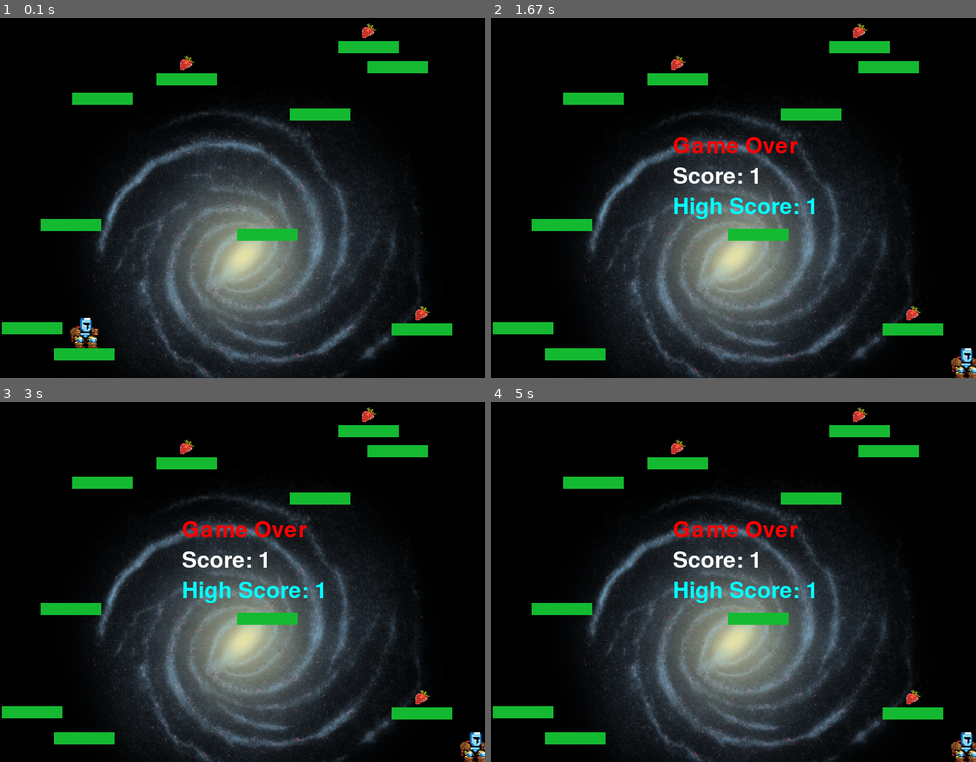
Above: before the commit, frames 1-4 (two rows, left to right).
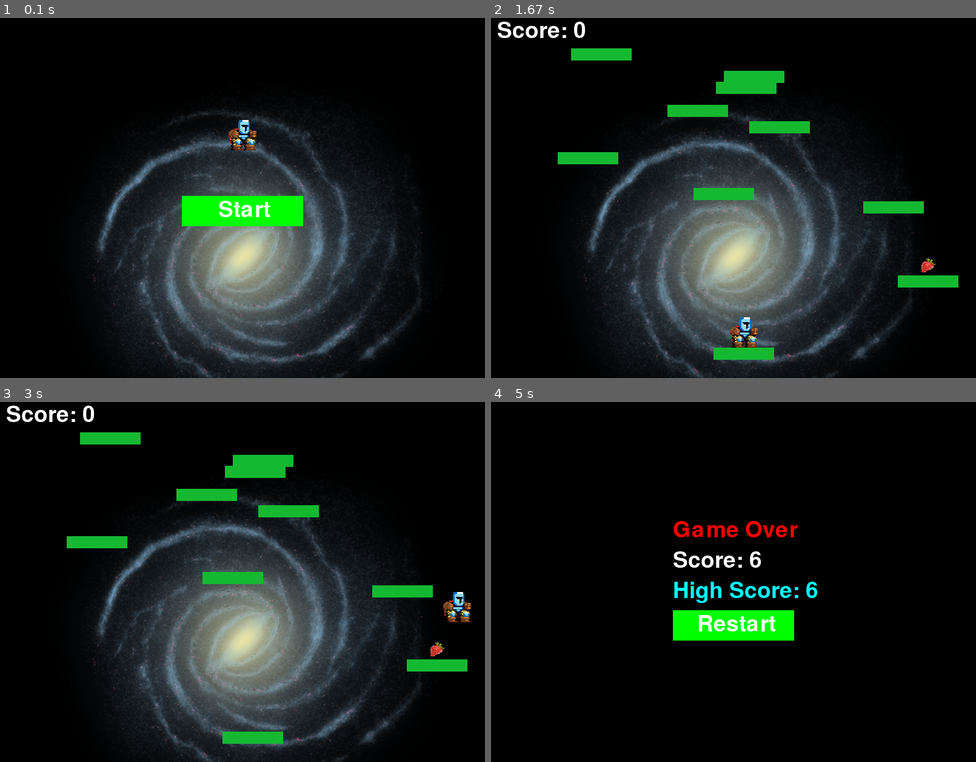
Above: after the commit, the same moments.

Repository: scourtney910/CS3021_Pygame
Game: pygame game, started from main.py
Two runs of this game, one before a commit and one after it. Both use one fixed random seed, a clock stepped at 60 frames per second and the inputs below.
Inputs (mouse positions are in pixels of both pictures, inside the frame that each line leads up to):
- Up to frame 1 (0.1 s): no input
- Up to frame 2 (1.67 s): press the mouse at (733, 212) at 0.37 s; move the mouse to (655, 176) at 0.47 s; release the mouse at (583, 140) at 0.6 s; press the mouse at (733, 212) at 0.7 s; move the mouse to (762, 219) at 0.8 s; release the mouse at (791, 226) at 0.93 s; click (874, 223) at 1.05 s; press the mouse at (733, 241) at 1.37 s; move the mouse to (782, 205) at 1.47 s; release the mouse at (830, 169) at 1.6 s
- Up to frame 3 (3 s): press the mouse at (242, 625) at 1.7 s; move the mouse to (329, 589) at 1.8 s; release the mouse at (417, 549) at 1.93 s; press the mouse at (242, 625) at 2.03 s; move the mouse to (150, 596) at 2.13 s; release the mouse at (63, 571) at 2.27 s; press the mouse at (242, 625) at 2.37 s; move the mouse to (198, 668) at 2.47 s; release the mouse at (155, 708) at 2.6 s
- Up to frame 4 (5 s): press the mouse at (733, 625) at 3.53 s; move the mouse to (675, 664) at 3.63 s; release the mouse at (621, 704) at 3.77 s; press the mouse at (733, 625) at 4.2 s; move the mouse to (655, 589) at 4.3 s; release the mouse at (573, 553) at 4.43 s

The runs differ from the first frame. In frame 1, 7.2% of the frame differs, in the area x 0-94%, y 1-96%; in frame 2, 11%; in frame 3, 11%; in frame 4, 37%, in the area x 0-100%, y 1-100%.

Commit message:
Reformatted basically everything

Diff:
--- /dev/null
+++ b/helper_functions.py
@@ -0,0 +1,153 @@
+from constants import Constants
+from sprites import Platform, Items
+from random import randint
+import math
+from typing import Any
+import pygame
+
+
+
+##############################################################
+###################### HELPER FUNCTIONS ######################
+##############################################################
+def generate_platforms(num_platforms: int) -> tuple[Any, Any, Any, Any]:
+    """
+    randomly generate rectangle platforms and return:
+    platform_sprites.Group: Any, item_sprites.Group: Any, lowest_platform.sprite: Any, highest_platform.sprite: Any
+    """
+
+    platform_sprites = pygame.sprite.Group()
+    item_sprites = pygame.sprite.Group()
+    lowest_y = 0
+    highest_y = Constants._screen_h()
+    lowest_platform = None
+    highest_platform = None
+    lowest_item = None
+
+    for i in range(num_platforms):
+
+        x = randint(0, Constants._screen_w() - Constants._platform_w())
+        y = randint(0, Constants._screen_h() - Constants._platform_h())
+        platform = Platform(x, y)  # object / isntantiation of platform class
+
+        # adding the instanced platform to group Platform
+        platform_sprites.add(platform)
+
+        # generate a random number check. If it's even, create an item platform
+        if (randint(0, Constants._screen_w()) % Constants._even()) or (i == 0):
+            # for the i == 0 case, we need to create at least one item for lowest_item
+            item = Items(x + Constants._item_xoffset(), y - Constants._item_yoffset())
+
+        # try to add items. If item was not created during this loop - pass
+        try:
+            item_sprites.add(item)
+        except:
+            pass
+
+        if y > lowest_y:
+            lowest_y = y  # update the if-condition for every for-loop iteration
+            lowest_platform = platform  # update the future return value
+            try:
+                lowest_item = item  # keep track of lowest item
+            except:
+                pass
+
+        if y < highest_y:
+            highest_y = y
+            highest_platform = platform
+
+    lowest_item.kill() # remove the item from the player's starting platform
+    return platform_sprites, item_sprites, lowest_platform, highest_platform
+
+
+def refresh_screen(all_sprites, player, platforms, items, touched_platforms, highest_platform):
+    """
+    Once the player reaches the top platform on screen, translate player position and platform position to the bottom of the screen.
+    Then, generate new platforms above it. New platform attributes get reset manually before function return.
+    """
+    # Set the player's position to the bottom of the screen
+    new_player_bottom = Constants._screen_h() - Constants._platform_h()
+    player.rect.bottom = new_player_bottom  # preserves player x-location, changing y
+
+    # Create a new platform at the bottom of the screen with the same x position as the highest platform
+    restart_platform = Platform(highest_platform.rect.x, Constants._screen_h() - Constants._platform_h())
+
+    # Remove all old sprites
+    for platform in platforms.sprites():
+        platform.kill()  # This removes the sprite from all groups and flags it for deletion
+
+    for item in items.sprites():
+        item.kill()
+
+    # Clear the sprite groups
+    touched_platforms.clear()
+    platforms.empty()
+    items.empty()
+    all_sprites.empty()
+
+    # Add the restart platform to the groups before generating new platforms
+    platforms.add(restart_platform)
+    all_sprites.add(restart_platform)
+    all_sprites.add(player)    # the empty() above removed the player
+
+    # Generate new platforms and add them to the groups
+    new_platforms, new_item_sprites, lowest_platform, new_highest_platform = generate_platforms(9)
+
+    # Add the new platforms to the sprite groups
+    platforms.add(new_platforms)
+    all_sprites.add(new_platforms)
+
+    # Add the new platforms to the sprite groups
+    items.add(new_item_sprites)
+    all_sprites.add(new_item_sprites)
+
+    # Update the touched platforms
+    restart_platform.was_touched = True
+    touched_platforms.add(restart_platform)
+
+    return all_sprites, restart_platform, new_highest_platform
+
+
+def calculate_vector(start_left_click: tuple, end_left_click: tuple) -> tuple:
+    """
+    return a tuple where each vector element carries a magnitude and radian position (as a float)
+    """
+
+    dx = end_left_click[0] - start_left_click[0]
+    dy = end_left_click[1] - start_left_click[1]
+    distance = math.sqrt(dx ** 2 + dy ** 2)
+
+    # scale the strength
+    strength = min(distance / 10, Constants._max_jump())
+    angle = math.atan2(dy, dx)
+
+    # invert x-axis for leftward jump
+    vector_x = -strength * math.cos(angle)
+
+    # invert y-axis for upward jump
+    vector_y = -strength * math.sin(angle)
+
+    return (vector_x, vector_y)
+
+
+def save_score(score: int) -> int:
+    # Read the existing score from the file
+    try:
+        with open("highScore.csv", "r") as csvfile:
+            content = csvfile.readline()
+            if content:
+                high_score = int(content)
+            else:
+                high_score = 0
+
+    except FileNotFoundError:
+        # If the file does not exist, set the high_score to 0
+        high_score = 0
+
+    # Check if the new score is higher than the existing high score
+    if score > high_score:
+        with open("highScore.csv", "w") as csvfile:
+            csvfile.write(str(score))
+        return score
+    else:
+        return high_score
--- a/main.py
+++ b/main.py
@@ -1,184 +1,16 @@
-from constants import Constants
-import csv
-import math
-import pygame
-from random import randint
-from sprites import Player, Platform, Items
+from constants import *
+from sprites import *
+from screens import *
+from helper_functions import *
 from sys import exit
 from time import sleep
 from typing import Any
+import pygame
+# pygame initialized in screens.py for easier workflow
 
 
-# Initialize Pygame (required to be at top of main file)
-pygame.init()
-screen = pygame.display.set_mode((Constants._screen_w(), Constants._screen_h()))
-pygame.display.set_caption("Jump King + Doodle Jump")
-clock = pygame.time.Clock()
-font = pygame.font.SysFont(None, 55)
-
-
-##############################################################
-###################### HELPER FUNCTIONS ######################
-##############################################################
-
-
-def generate_platforms(num_platforms: int) -> tuple[Any, Any, Any, Any]:
-    """
-    randomly generate rectangle platforms and return:
-    platform_sprites.Group: Any, item_sprites.Group: Any, lowest_platform.sprite: Any, highest_platform.sprite: Any
-    """
-
-    platform_sprites = pygame.sprite.Group()
-    item_sprites = pygame.sprite.Group()
-    lowest_y = 0
-    highest_y = Constants._screen_h()
-    lowest_platform = None
-    highest_platform = None
-    lowest_item = None
-
-    for i in range(num_platforms):
-
-        x = randint(0, Constants._screen_w() - Constants._platform_w())
-        y = randint(0, Constants._screen_h() - Constants._platform_h())
-        platform = Platform(x, y)  # object / isntantiation of platform class
-
-        # adding the instanced platform to group Platform
-        platform_sprites.add(platform)
-
-        # generate a random number check. If it's even, create an item platform
-        if (randint(0, Constants._screen_w()) % Constants._even()) or (i == 0):
-            # for the i == 0 case, we need to create at least one item for lowest_item
-            item = Items(x + Constants._item_xoffset(), y - Constants._item_yoffset())
-
-        # try to add items. If item was not created during this loop - pass
-        try:
-            item_sprites.add(item)
-        except:
-            pass
-
-        if y > lowest_y:
-            lowest_y = y  # update the if-condition for every for-loop iteration
-            lowest_platform = platform  # update the future return value
-            try:
-                lowest_item = item  # keep track of lowest item
-            except:
-                pass
-
-        if y < highest_y:
-            highest_y = y
-            highest_platform = platform
-
-    lowest_item.kill() # remove the item from the player's starting platform
-    return platform_sprites, item_sprites, lowest_platform, highest_platform
-
-
-def refresh_screen(all_sprites, player, platforms, items, touched_platforms, highest_platform):
-    """
-    Once the player reaches the top platform on screen, translate player position and platform position to the bottom of the screen.
-    Then, generate new platforms above it. New platform attributes get reset manually before function return.
-    """
-    # Set the player's position to the bottom of the screen
-    new_player_bottom = Constants._screen_h() - Constants._platform_h()
-    player.rect.bottom = new_player_bottom  # preserves player x-location, changing y
-
-    # Create a new platform at the bottom of the screen with the same x position as the highest platform
-    restart_platform = Platform(highest_platform.rect.x, Constants._screen_h() - Constants._platform_h())
-
-    # Remove all old sprites
-    for platform in platforms.sprites():
-        platform.kill()  # This removes the sprite from all groups and flags it for deletion
-
-    for item in items.sprites():
-        item.kill()
-
-    # Clear the sprite groups
-    touched_platforms.clear()
-    platforms.empty()
-    items.empty()
-    all_sprites.empty()
-
-    # Add the restart platform to the groups before generating new platforms
-    platforms.add(restart_platform)
-    all_sprites.add(restart_platform)
-    all_sprites.add(player)    # the empty() above removed the player
-
-    # Generate new platforms and add them to the groups
-    new_platforms, new_item_sprites, lowest_platform, new_highest_platform = generate_platforms(9)
-
-    # Add the new platforms to the sprite groups
-    platforms.add(new_platforms)
-    all_sprites.add(new_platforms)
-
-    # Add the new platforms to the sprite groups
-    items.add(new_item_sprites)
-    all_sprites.add(new_item_sprites)
-
-    # Update the touched platforms
-    restart_platform.was_touched = True
-    touched_platforms.add(restart_platform)
-
-    return all_sprites, restart_platform, new_highest_platform
-
-
-def calculate_vector(start_left_click: tuple, end_left_click: tuple) -> tuple:
-    """
-    return a tuple where each vector element carries a magnitude and radian position (as a float)
-    """
-
-    dx = end_left_click[0] - start_left_click[0]
-    dy = end_left_click[1] - start_left_click[1]
-    distance = math.sqrt(dx ** 2 + dy ** 2)
-
-    # scale the strength
-    strength = min(distance / 10, Constants._max_jump())
-    angle = math.atan2(dy, dx)
-
-    # invert x-axis for leftward jump
-    vector_x = -strength * math.cos(angle)
-
-    # invert y-axis for upward jump
-    vector_y = -strength * math.sin(angle)
-
-    return (vector_x, vector_y)
-
-
-def save_score(score: int) -> int:
-    # Read the existing score from the file
-    try:
-        with open("highScore.csv", "r") as csvfile:
-            content = csvfile.readline()
-            if content:
-                high_score = int(content)
-            else:
-                high_score = 0
-
-    except FileNotFoundError:
-        # If the file does not exist, set the high_score to 0
-        high_score = 0
-
-    # Check if the new score is higher than the existing high score
-    if score > high_score:
-        with open("highScore.csv", "w") as csvfile:
-            csvfile.write(str(score))
-        return score
-    else:
-        return high_score
-
-
-def display_text(text: str, color: tuple, x: int, y: int) -> None:
-    """Helper function to set rendering for Game Over Screen"""
-    img = font.render(text, True, color)
-    screen.blit(img, (x, y))
-
-
-##############################################################
-############################ MAIN ############################
-##############################################################
-
-
-def main() -> None:
-    """Run the main game loop here. Program exits when game is killed."""
-
+def play():
+    """Main game loop"""
     # Load background image and sprites
     background_image = pygame.image.load("background.png").convert()  # loading image
     player = Player()  # create sprite
@@ -201,10 +33,11 @@
     score = 0
     game_over = False
     touched_platforms = set()  # to be used in the score mechanic
+    # prevent the score from incrementing when jumping on the starting platform
+    lowest_platform.was_touched = True
+    touched_platforms.add(lowest_platform)
 
-    # main game-loop
-    while True:
-
+    while not game_over:
         # events are a method in pygame to check for certain conditions
         for event in pygame.event.get():
             if event.type == pygame.QUIT:  # red x on top right of window
@@ -246,34 +79,69 @@
         # drawing updated character position each frame.
         # Would apply to platforms if they were also moving
         all_sprites.draw(screen)
-
-        if game_over:
-            # save player score to a CSV
-            highscore = save_score(score)
-
-            # display_text(str, color, x_pos, y_pos)
-            display_text(
-                "Game Over",
-                (255, 0, 0),
-                (Constants._screen_w() // 2 - 100),
-                (Constants._screen_h() // 2 - 100),
-            )
-            display_text(
-                f"Score: {score}",
-                (255, 255, 255),
-                (Constants._screen_w() // 2 - 100),
-                (Constants._screen_h() // 2 - 50),
-            )
-            display_text(
-                f"High Score: {highscore}",
-                (0, 255, 255),
-                (Constants._screen_w() // 2 - 100),
-                (Constants._screen_h() // 2),
-            )
+        add_score_display(score)
 
         pygame.display.flip()
         clock.tick(Constants._fps())
 
+    # if Game Over is reached, execute this function to display
+    # results and give the player the option to restart
+    game_over_screen(score)
+
+
+def game_over_screen(score):
+    """Display the 'Game Over' screen and handle restart."""
+    # save player score to a CSV
+    highscore = save_score(score)
+    button_rect = pygame.Rect(Constants._screen_w() // 2 - 100, Constants._screen_h() // 2 + 50, 200, 50)
+
+    while True:
+        screen.fill((0, 0, 0)) # overwrite the screen with a black background
+
+        # display_text(str, color, x_pos, y_pos)
+        display_text(
+            "Game Over",
+            (255, 0, 0),
+            (Constants._screen_w() // 2 - 100),
+            (Constants._screen_h() // 2 - 100),
+        )
+        display_text(
+            f"Score: {score}",
+            (255, 255, 255),
+            (Constants._screen_w() // 2 - 100),
+            (Constants._screen_h() // 2 - 50),
+        )
+        display_text(
+            f"High Score: {highscore}",
+            (0, 255, 255),
+            (Constants._screen_w() // 2 - 100),
+            (Constants._screen_h() // 2),
+        )
+
+        # impliment restart button tie-in
+        pygame.draw.rect(screen, (0, 255, 0), button_rect)
+        display_text("Restart", (255, 255, 255), button_rect.x + 40, button_rect.y + 5)
+        pygame.display.flip()
+
+        # since we are out of the game loop, we need to account for
+        # whenever we quit the game (exiting the window)
+
+        # events are a method in pygame to check for certain conditions
+        for event in pygame.event.get():
+            if event.type == pygame.QUIT:    # red x on top right of window
+                pygame.quit()
+                exit()
+
+            elif event.type == pygame.MOUSEBUTTONDOWN:
+                if button_rect.collidepoint(event.pos):
+                    restart()    # play the game loop from the beginning
+
+
+def restart():
+    """Restart the game by re-entering the game loop"""
+    play()
+
 
 if __name__ == "__main__":
-    main()
+    start_screen()    # only shown once on boot-up
+    play()
--- /dev/null
+++ b/screens.py
@@ -0,0 +1,47 @@
+from constants import Constants
+from sys import exit
+import pygame
+
+
+# Initialize Pygame (required to be at top of main file)
+pygame.init()
+screen = pygame.display.set_mode((Constants._screen_w(), Constants._screen_h()))
+pygame.display.set_caption("Jump King + Doodle Jump")
+clock = pygame.time.Clock()
+font = pygame.font.SysFont(None, 55)
+
+
+def display_text(text: str, color: tuple, x: int, y: int) -> None:
+    """Helper function to set rendering for Game Over Screen"""
+    img = font.render(text, True, color)
+    screen.blit(img, (x, y))
+
+
+def start_screen():
+    """Display the start screen with a 'Start' button."""
+    background_image = pygame.image.load("background.png").convert()
+    player_image = pygame.image.load("player.png").convert_alpha()
+    player_image = pygame.transform.scale(player_image, (Constants._player_w(), Constants._player_h()))
+    player_rect = player_image.get_rect(center=(Constants._screen_w() // 2, Constants._screen_h() // 3))
+
+    start_button_color = (0, 255, 0)
+    button_rect = pygame.Rect(Constants._screen_w() // 2 - 100, Constants._screen_h() // 2, 200, 50)
+
+    while True:
+        screen.blit(background_image, (0, 0))
+        screen.blit(player_image, player_rect)
+        pygame.draw.rect(screen, start_button_color, button_rect)
+        display_text("Start", (255, 255, 255), button_rect.x + 60, button_rect.y + 5)
+        pygame.display.flip()
+
+        for event in pygame.event.get():
+            if event.type == pygame.QUIT:
+                pygame.quit()
+                exit()
+            elif event.type == pygame.MOUSEBUTTONDOWN:
+                if button_rect.collidepoint(event.pos):
+                    return  # Start the game
+
+def add_score_display(score):
+    """Display score in the top-left corner of the screen."""
+    display_text(f"Score: {score}", (255, 255, 255), 10, 10)
--- a/sprites.py
+++ b/sprites.py
@@ -1,10 +1,11 @@
 from constants import Constants
+from typing import Any
 import pygame
-from typing import Any
 
 
 class Player(pygame.sprite.Sprite, Constants):
     """define player functionality"""
+
 
     def __init__(self):
         """Initialize all the player attributes"""
@@ -22,12 +23,14 @@
         self.velocity_x = 0
         self.is_jumping = False
 
+
     def jump(self, vector: tuple) -> None:
         """change player state to recognize sprite jumping
         vector expected is from the calculate_vector function"""
 
         self.velocity_x, self.velocity_y = vector
         self.is_jumping = True
+
 
     def update(self):
         """update player position on screen based on changing attributes"""
@@ -59,6 +62,7 @@
 
         # All previous checks did not change the state of play
         return False
+
 
     def check_collision(
         self, platforms: Any, items: Any, touched_platforms: set, score: int
@@ -114,6 +118,7 @@
         self.rect.y = y
         self.was_touched = False # used for collision
 
+
 class Items(pygame.sprite.Sprite, Constants):
     """define item size and color using pygame module,
     attributes must be referenced later"""
